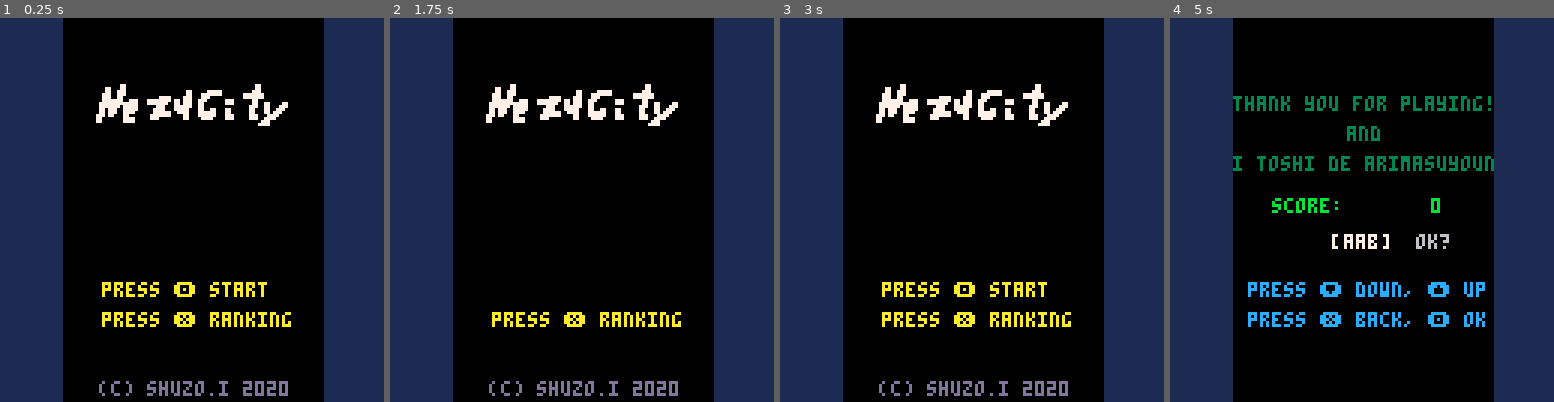
Above: before the commit, frames 1-4 (left to right).
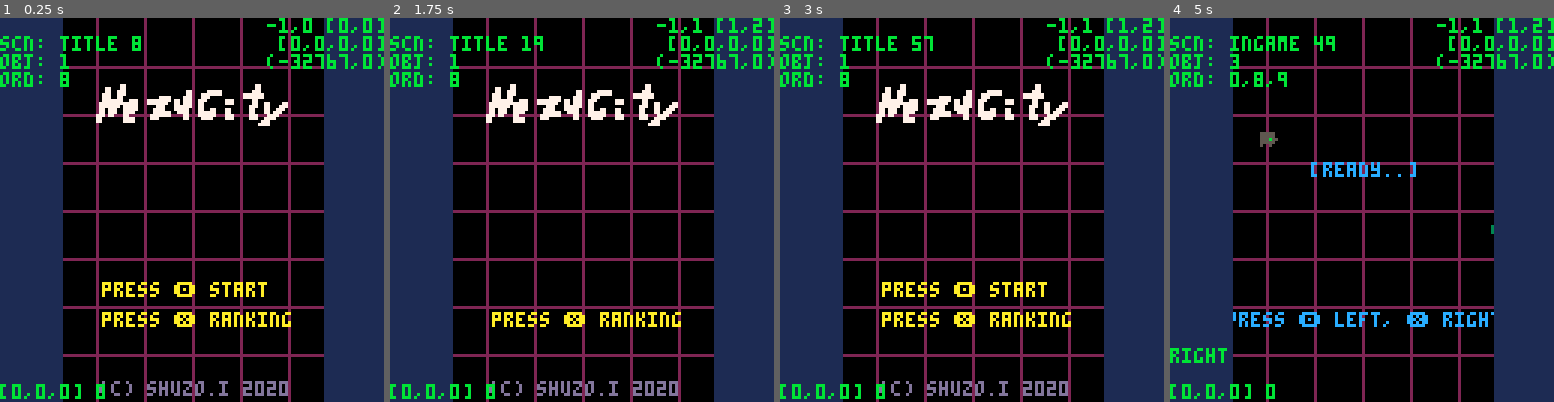
Above: after the commit, the same moments.

Repository: shuGH/pico8-nezu
Game: PICO-8 cartridge nezu.p8
Two runs of this game, one before a commit and one after it. Both use one fixed random seed, a clock stepped at 60 frames per second and the inputs below.
Inputs:
- Up to frame 1 (0.25 s): no input
- Up to frame 2 (1.75 s): tap X (X key) at 0.33, 1.07 s; tap O (Z key) at 0.7, 1.7 s; hold Right from 1.6 s (still down)
- Up to frame 3 (3 s): tap X (X key) at 1.85, 2.97 s; release Right at 2.1 s; tap O (Z key) at 2.1, 2.5, 2.9 s; hold Up 2.15-2.42 s; hold Right from 2.47 s (still down)
- Up to frame 4 (5 s): release Right at 3.03 s; hold Left 3.08-3.58 s; tap O (Z key) every 0.4 s from 3.3 to 4.9 s; hold Down 3.63-3.97 s; hold Right 4.02-4.68 s; tap X (X key) at 4.08 s; hold Up from 4.73 s (still down)

The runs differ from the first frame. In frame 1, 9.6% of the frame differs, in the area x 0-100%, y 0-100%; in frame 2, 9.6%; in frame 3, 9.6%; in frame 4, 16%.

Commit message:
Add: nezumi basic move.

Diff:
--- a/nezu.p8
+++ b/nezu.p8
@@ -5,7 +5,7 @@
 -- pico system - shuzo iwasaki -
 ------------------------------------------------------------------------------------------------
 
-g_dbg = false
+g_dbg = true
 g_win = {x = 128, y = 128}
 
 -- util ------------------------
@@ -894,6 +894,84 @@
 -- nezumi ------------------------
 
 char_nezu = p.define({
+	const = function(self, px, py, v, dir, effect)
+		self.effect = effect
+		self.v = v
+		-- dir (up, down, left, right)
+		self.dir = dir
+
+		char_nezu._super.const(self,px,py,0,0,0,0)
+		self.color = 7
+		self.cnt = 0
+		self.anim = 0
+		self.anim_itvl = 8
+		self.size = 1
+
+		-- state (idling, playing, damaged, dead)
+		self.state = "idling"
+		self.pre = nil
+		self.next = nil
+	end,
+	dest = function(self)
+	end,
+
+	update = function(self,delta)
+		char_nezu._super.update(self,delta)
+
+		-- anim
+		self.cnt += 1
+		if self.cnt % self.anim_itvl == 0 then self.anim += 1 end
+		if self.anim >= 2 then self.anim = 0 end
+
+		-- dir
+		self.vel.x = 0
+		self.vel.y = 0
+		if self.dir == 'up'    then self.vel.y = -self.v end
+		if self.dir == 'down'  then self.vel.y =  self.v end
+		if self.dir == 'left'  then self.vel.x = -self.v end
+		if self.dir == 'right' then self.vel.x =  self.v end
+
+	end,
+	draw = function(self)
+		local n = 0 + self.anim
+		if self.dir == 'up'    then n += 0 end
+		if self.dir == 'down'  then n += 2 end
+		if self.dir == 'left'  then n += 4 end
+		if self.dir == 'right' then n += 6 end
+		-- local f = self.stun_remaining > 0.0 or self.state == "dead"
+		spr(n,self.pos.x-4,self.pos.y-4,1,1,
+			f and n%2 == 0,
+			f
+		)
+
+		if g_dbg then pset(self.pos.x,self.pos.y,11) end
+	end,
+
+	start = function(self)
+		self.state = "playing"
+	end,
+	damage = function(self, d)
+	end,
+	turn = function(self, lr)
+		if lr == 'left' then
+			if     self.dir == 'up'    then self.dir = 'left'
+			elseif self.dir == 'down'  then self.dir = 'right'
+			elseif self.dir == 'left'  then self.dir = 'down'
+			elseif self.dir == 'right' then self.dir = 'up' end
+		elseif lr == 'right' then
+			if     self.dir == 'up'    then self.dir = 'right'
+			elseif self.dir == 'down'  then self.dir = 'left'
+			elseif self.dir == 'left'  then self.dir = 'up'
+			elseif self.dir == 'right' then self.dir = 'down' end
+		end
+	end,
+
+	is_collide = function(self,obj)
+		-- return is_collide(posx,self.pos.y,self.size,obj.pos.x,obj.pos.y,obj.size)
+	end,
+	is_alive = function(self)
+		return self.state == "idling" or self.state == "playing"
+	end
 })
 
 char_konezu = p.define({
@@ -1071,7 +1149,8 @@
 	s_score = 0
 	-- self.city = p.create(view_city,32*5,-0.11,0)
 	self.effect = p.create(effect_manager)
-	-- self.nezu = p.create(char_nezu, 4, s_grd, self.effect)
+	self.nezu = p.create(char_nezu, 40, 40, 10, 'up', self.effect)
+
 	-- self.neko = p.create(char_neko, 4, s_grd, self.effect)
 	-- self.score = p.create(score_manager, self.nezu, self.effect)
 
@@ -1102,25 +1181,27 @@
 	-- s_score = self.score:get_score()
 	-- p.destroy(self.score)
 	p.destroy(self.effect)
-	-- p.destroy(self.nezu)
+	p.destroy(self.nezu)
 	-- p.destroy(self.neko)
 	-- p.destroy(self.city)
 end
 
 function scn_ingame:pre_update(delta)
-	if btnp(🅾️) then
-		p.move("result")
-	end
-	if btnp(❎) then
-		self:add_nezumi()
-	end
-
 	-- if btnp(🅾️) then
-	-- 	-- self.nezu:turn('l')
+	-- 	p.move("result")
 	-- end
 	-- if btnp(❎) then
-	-- 	-- self.nezu:turn('r')
+	-- 	self:add_nezumi()
 	-- end
+
+	s_dbg_log[1] = self.nezu.dir
+
+	if btnp(🅾️) then
+		self.nezu:turn('left')
+	end
+	if btnp(❎) then
+		self.nezu:turn('right')
+	end
 end
 
 function scn_ingame:post_update(delta)
@@ -1323,7 +1404,7 @@
 
 function _draw()
 	cls()
-	-- if g_dbg then p.draw_grid(8) end
+	if g_dbg then p.draw_grid(8) end
 	p.draw()
 	draw_letter_box()
 	if p.current.name == "title" then
@@ -1340,21 +1421,21 @@
 
 __gfx__
 00000000000000000000000000000000000000000000000000000000000000000000000000000000000000000000000000000000000000000000000000000000
-00000000000000000005500000055000005555000055550000000000000000000000000000000000000000000000000000000000000000000000000000000000
-05555500055555000055550000555500005555000055550000000000000000000000000000000000000550000005500000555500005555000000000000000000
-05555500055555000055550000555500005555000055550000000000000000000055550000555500005555000055550000555500005555000000000000000000
-05555550055555500055550000555500005555000055550000000000000000000055555000555550005555000055550000555500005555000000000000000000
-05555500055555000055550000555500005555000055550000000000000000000055550000555500005555000055550000055000000550000000000000000000
-05005000005005000055550000555500000550000005500000000000000000000050500000505000000000000000000000000000000000000000000000000000
-00000000000000000000000000000000000000000000000000000000000000000000000000000000000000000000000000000000000000000000000000000000
-09009000090090000900009009000090009999000099990000000000000000000000000000000000000000000000000000000000000000000000000000000000
-99099990990999900999999009999990009999000099990000000000000000000000000000000000000000000000000000000000000000000000000000000000
-90099999900999990999999009999990009999000099990000000000000000000000000000000000000000000000000000000000000000000000000000000000
-90999990909999900099990000999900000990000009900000000000000000000000000000000000000000000000000000000000000000000000000000000000
-99999990999999900009900000099000090990900909909000000000000000000000000000000000000000000000000000000000000000000000000000000000
-09999990099999900099990000999900099999900999999000000000000000000000000000000000000000000000000000000000000000000000000000000000
-09990990099909900099990000999900009999000099990000000000000000000000000000000000000000000000000000000000000000000000000000000000
-00000000000000000009900000099000009999000099990000000000000000000000000000000000000000000000000000000000000000000000000000000000
+00055000000550000055550000555500000000000000000000000000000000000000000000000000000000000000000000000000000000000000000000000000
+00555500005555000055550000555500005555500055555005555500055555000005500000055000005555000055550000000000000000000000000000000000
+00555500005555000055550000555500005555500055555005555500055555000055550000555500005555000055550000555500005555000055550000555500
+00555500005555000055550000555500055555500555555005555550055555500055550000555500005555000055550005555500055555000055555000555550
+00555500005555000055550000555500005555500055555005555500055555000055550000555500000550000005500000555500005555000055550000555500
+00555500005555000005500000055000000500500050050005005000005005000000000000000000000000000000000000050500005050000050500000050500
+00000000000000000000000000000000000000000000000000000000000000000000000000000000000000000000000000000000000000000000000000000000
+09000090090000900099990000999900090000900900909009009000090090000000000000000000000000000000000000000000000000000000000000000000
+09999990099999900099990000999900999900909999909999099990990999900000000000000000000000000000000000000000000000000000000000000000
+09999990099999900099990000999900999990099999900990099999900999990000000000000000000000000000000000000000000000000000000000000000
+00999900009999000009900000099000999999099999990990999990909999900000000000000000000000000000000000000000000000000000000000000000
+00099000000990000909909009099090999999999999999999999990999999900000000000000000000000000000000000000000000000000000000000000000
+00999900009999000999999009999990099999900999999009999990099999900000000000000000000000000000000000000000000000000000000000000000
+00999900009999000099990000999900099909900999099009990990099909900000000000000000000000000000000000000000000000000000000000000000
+00099000000990000099990000999900000000000000000000000000000000000000000000000000000000000000000000000000000000000000000000000000
 00000000000000000000000000000000000000000000000000000000000000000000000000000000000000000000000000000000000000000000000000000000
 000aaa00000000000000000000000000000000000000000000000000000000000000000000000000000000000000000000000000000000000000000000000000
 00aaaaa0000000000000000000000000000000000000000000000000000000000000000000000000000000000000000000000000000000000000000000000000
